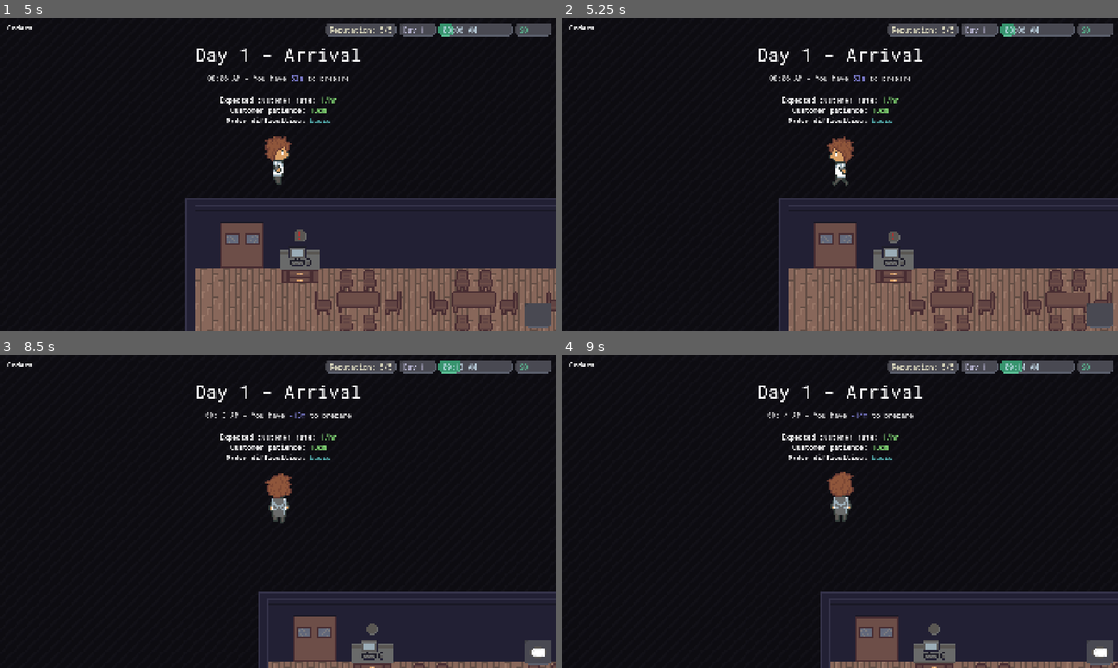
Above: before the commit, frames 1-4 (two rows, left to right).
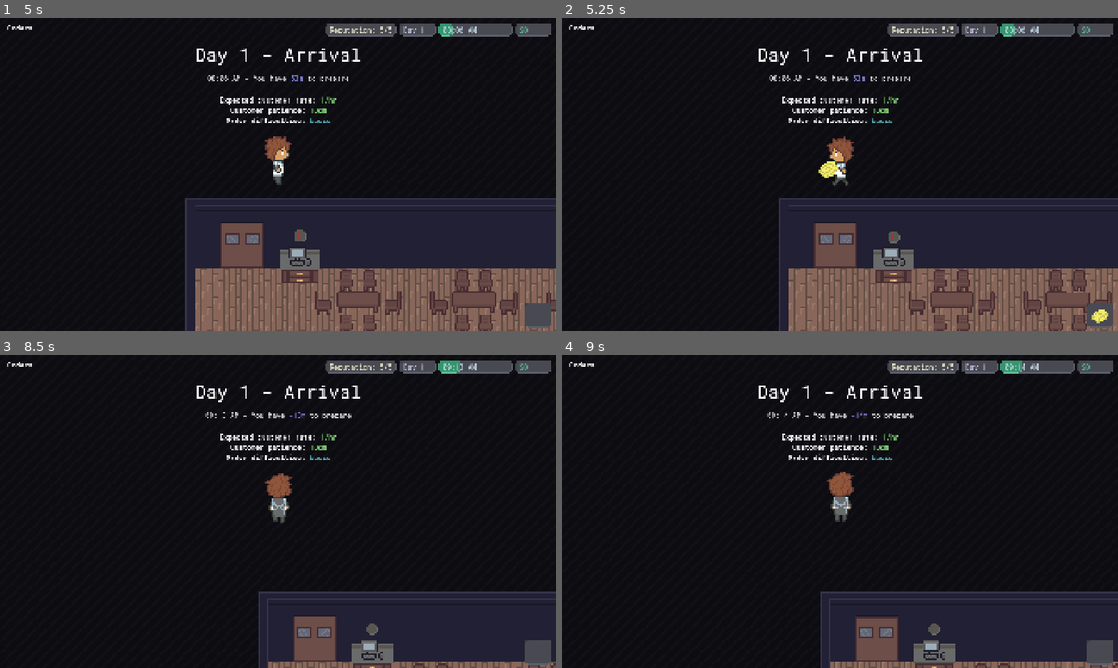
Above: after the commit, the same moments.

Repository: Glitch752/SushiFactory
Game: Godot game, scene res://Menu.tscn
Same seed, same stepped clock (60 frames per second), same inputs: the game is played once before the commit and once after it.
Inputs (mouse positions are in pixels of both pictures, inside the frame that each line leads up to):
- Up to frame 1 (5 s): click "Play" at 0.5 s; click "Play" at 1.25 s; tap Enter at 2, 4.25 s; move the mouse to (400, 158) at 2.02 s; hold D (move_right) 2.03-2.75 s; tap 4 at 2.1 s; click (400, 158) at 2.17 s; tap 5 at 2.3, 3.8 s; drag from (166, 190) to (294, 174) at 2.77 s; tap Space at 3.5 s; move the mouse to (333, 105) at 3.52 s; hold D (move_right) 3.53-4.25 s; hold E (interact) 3.53-4.25 s; drag from (250, 237) to (250, 140) at 4.27 s
- Up to frame 2 (5.25 s): tap Space at 5 s; move the mouse to (1006, 221) at 5.02 s; hold A (move_left) from 5.03 s (still down); tap 4 at 5.1 s
- Up to frame 3 (8.5 s): tap 5 at 5.3, 6.8, 8.3 s; release A (move_left) at 5.75 s; drag from (111, 464) to (316, 580) at 5.77 s; tap Enter at 6.5 s; move the mouse to (305, 511) at 6.52 s; hold Down (move_down) 6.53-7.25 s; tap 0 at 6.6 s; click (305, 511) at 6.67 s; drag from (194, 433) to (322, 455) at 7.27 s; tap Space at 8 s; move the mouse to (400, 495) at 8.02 s; hold Up (move_up) from 8.03 s (still down); tap 1 at 8.1 s
- Up to frame 4 (9 s): release Up (move_up) at 8.75 s; drag from (728, 527) to (812, 574) at 8.77 s

Frame 1 is identical in both runs. In frame 2, 0.2% of the frame differs, in the area x 46-99%, y 45-98%; in frame 3, less than 0.1%; in frame 4, less than 0.1%.

Commit message:
Light animations and cleanup

Diff:
--- a/scripts/customer_manager_singleton.gd
+++ b/scripts/customer_manager_singleton.gd
@@ -134,6 +134,11 @@
 
     func is_waiting():
         return state == CustomerState.ENTERING or state == CustomerState.STOPPED
+
+    func dispose():
+        if node and node.is_inside_tree():
+            node.queue_free()
+        order.dispose()
 
 ## Not on the CustomerData class because... GDScript is weird.
 func satisfy_customer(customerData: CustomerData) -> void:
@@ -198,7 +203,7 @@
     var first_stopped_in_row = false
 
     for i in range(customers.size()):
-        var customerData = customers[i]
+        var customerData: CustomerData = customers[i]
         # TODO: Leaving customers.
 
         # holy stack of if statements
@@ -252,7 +257,7 @@
             if target_progress == exit_path_length:
                 # Offscreen, remove the customer
                 remove_customers.append(customerData)
-                customerData.node.queue_free()
+                customerData.dispose()
 
     for customerData in remove_customers:
         customers.erase(customerData)
--- a/scripts/menu/menu.gd
+++ b/scripts/menu/menu.gd
@@ -17,6 +17,7 @@
     path_follower.rotates = false
 
     var plate = PlateScene.instantiate()
+    plate.data = preload("res://world/items/data/plate_item_data.tres")
     plate.position = Vector2.ONE * 3 # yay for magic numbers
     plate.scale = Vector2.ONE * 8
 
--- a/scripts/order_data.gd
+++ b/scripts/order_data.gd
@@ -26,7 +26,7 @@
 
 func dispose():
     if node and node.is_inside_tree():
-        node.queue_free()
+        node.remove()
 
     # we love ref counting memory leaks
     for connection in update_time.get_connections():
--- a/scripts/player_inventory_singleton.gd
+++ b/scripts/player_inventory_singleton.gd
@@ -98,7 +98,8 @@
         KEY_1: "plate",
         KEY_2: "cooked_rice",
         KEY_3: "sliced_salmon",
-        KEY_4: ""
+        KEY_4: "tamago",
+        KEY_5: ""
     }
 
     if event is InputEventKey and event.pressed and not event.echo:
--- a/ui/Order.tscn
+++ b/ui/Order.tscn
@@ -3,6 +3,7 @@
 [ext_resource type="Theme" uid="uid://ymm1n4k8ahab" path="res://ui/ui_theme.tres" id="1_0wuek"]
 [ext_resource type="Script" uid="uid://dnygk65julrfk" path="res://ui/order.gd" id="2_dsl5g"]
 [ext_resource type="Texture2D" uid="uid://cwps3akwx0brn" path="res://images/objects.png" id="2_rfqa5"]
+[ext_resource type="Script" uid="uid://bpuyfn2rtvibk" path="res://ui/containers/stack_container.gd" id="4_dsl5g"]
 
 [sub_resource type="AtlasTexture" id="AtlasTexture_rfqa5"]
 atlas = ExtResource("2_rfqa5")
@@ -12,36 +13,38 @@
 atlas = ExtResource("2_rfqa5")
 region = Rect2(0, 0, 16, 16)
 
-[sub_resource type="AtlasTexture" id="AtlasTexture_5j5is"]
-atlas = ExtResource("2_rfqa5")
-region = Rect2(96, 0, 16, 16)
-
 [sub_resource type="StyleBoxFlat" id="StyleBoxFlat_rfqa5"]
 bg_color = Color(0, 0, 0, 0.2)
 
-[node name="Order" type="PanelContainer"]
-offset_right = 272.0
-offset_bottom = 62.0
+[node name="Order" type="Container"]
+offset_right = 1.71
+offset_bottom = 70.0
 theme = ExtResource("1_0wuek")
 script = ExtResource("2_dsl5g")
 order_text = "1x Cucumber Maki"
 order_texture = SubResource("AtlasTexture_rfqa5")
+metadata/_custom_type_script = "uid://c5e3hpkep8iml"
 
-[node name="MarginContainer" type="MarginContainer" parent="."]
+[node name="PanelContainer" type="PanelContainer" parent="."]
+layout_mode = 2
+
+[node name="MarginContainer" type="MarginContainer" parent="PanelContainer"]
 layout_mode = 2
 theme_override_constants/margin_left = 8
 theme_override_constants/margin_top = 4
 theme_override_constants/margin_right = 5
 theme_override_constants/margin_bottom = 12
 
-[node name="HBoxContainer" type="HBoxContainer" parent="MarginContainer"]
+[node name="HBoxContainer" type="HBoxContainer" parent="PanelContainer/MarginContainer"]
 layout_mode = 2
 
-[node name="IconAspect" type="AspectRatioContainer" parent="MarginContainer/HBoxContainer"]
+[node name="IconAspect" type="Container" parent="PanelContainer/MarginContainer/HBoxContainer"]
 clip_contents = true
 layout_mode = 2
+script = ExtResource("4_dsl5g")
+metadata/_custom_type_script = "uid://bpuyfn2rtvibk"
 
-[node name="PlateRect" type="TextureRect" parent="MarginContainer/HBoxContainer/IconAspect"]
+[node name="PlateRect" type="TextureRect" parent="PanelContainer/MarginContainer/HBoxContainer/IconAspect"]
 visible = false
 custom_minimum_size = Vector2(80, 0)
 layout_mode = 2
@@ -49,20 +52,20 @@
 expand_mode = 2
 stretch_mode = 6
 
-[node name="TextureRect" type="TextureRect" parent="MarginContainer/HBoxContainer/IconAspect"]
+[node name="TextureRect" type="TextureRect" parent="PanelContainer/MarginContainer/HBoxContainer/IconAspect"]
 unique_name_in_owner = true
 custom_minimum_size = Vector2(48, 48)
 layout_mode = 2
 size_flags_horizontal = 4
 size_flags_vertical = 4
-texture = SubResource("AtlasTexture_5j5is")
+texture = SubResource("AtlasTexture_rfqa5")
 
-[node name="MarginContainer" type="MarginContainer" parent="MarginContainer/HBoxContainer"]
+[node name="MarginContainer" type="MarginContainer" parent="PanelContainer/MarginContainer/HBoxContainer"]
 layout_mode = 2
 theme_override_constants/margin_left = 5
 theme_override_constants/margin_right = 10
 
-[node name="ItemName" type="RichTextLabel" parent="MarginContainer/HBoxContainer/MarginContainer"]
+[node name="ItemName" type="RichTextLabel" parent="PanelContainer/MarginContainer/HBoxContainer/MarginContainer"]
 unique_name_in_owner = true
 layout_mode = 2
 bbcode_enabled = true
@@ -72,17 +75,18 @@
 autowrap_mode = 0
 vertical_alignment = 1
 
-[node name="CountdownContainer" type="MarginContainer" parent="."]
+[node name="CountdownContainer" type="MarginContainer" parent="PanelContainer"]
 layout_mode = 2
 theme_override_constants/margin_left = 12
 theme_override_constants/margin_right = 12
 theme_override_constants/margin_bottom = 4
 
-[node name="Countdown" type="ProgressBar" parent="CountdownContainer"]
+[node name="Countdown" type="ProgressBar" parent="PanelContainer/CountdownContainer"]
 unique_name_in_owner = true
 custom_minimum_size = Vector2(0, 4)
 layout_mode = 2
 size_flags_vertical = 8
 theme_override_styles/background = SubResource("StyleBoxFlat_rfqa5")
+max_value = 120.0
 value = 25.85
 show_percentage = false
--- a/ui/containers/stack_container.gd
+++ b/ui/containers/stack_container.gd
@@ -21,7 +21,7 @@
 func _get_minimum_size():
     var max_size = Vector2.ZERO
     for child in get_children():
-        if child is Control:
+        if child is Control and child.visible:
             var child_min_size = child.get_combined_minimum_size()
             max_size.x = max(max_size.x, child_min_size.x)
             max_size.y = max(max_size.y, child_min_size.y)
--- a/ui/containers/transform_container.gd
+++ b/ui/containers/transform_container.gd
@@ -1,5 +1,4 @@
 @tool
-
 
 ## A container that allows transforming its children without modifying its bounds. Inherits its size from its children.
 ## Motified from https://github.com/PhoenixStroh/transform-container
@@ -10,62 +9,63 @@
 
 ## An offset size added to any valid children's size. Can be negative.
 @export
-var visual_size = Vector2(0,0):
-	set(value):
-		visual_size = value
-		queue_sort()
+var visual_size = Vector2(0, 0):
+    set(value):
+        visual_size = value
+        queue_sort()
 
 ## An offset position added to any valid children's local position. Can be negative.
 @export
 var visual_position: Vector2:
-	set(value):
-		visual_position = value
-		queue_sort()
+    set(value):
+        visual_position = value
+        queue_sort()
 
 ## An offset rotation added to any valid children's local rotation. Can be negative.
 @export_range(-360, 360, 0.01, "or_greater", "or_less", "suffix:°")
 var visual_rotation: float = 0.0:
-	set(value):
-		visual_rotation = value
-		queue_sort()
+    set(value):
+        visual_rotation = value
+        queue_sort()
 
 ## A scalar multiplied against any valid children's local scale. Can be negative.
 @export
-var visual_scale = Vector2(1,1):
-	set(value):
-		visual_scale = value
-		queue_sort()
+var visual_scale = Vector2(1, 1):
+    set(value):
+        visual_scale = value
+        queue_sort()
 
 ## A percentage multiplied against any valid children's size and added to their pivot offset. Can be negative or ouside of [0, 1].
 @export
-var visual_pivot_offset_perc = Vector2(0,0):
-	set(value):
-		visual_pivot_offset_perc = value
-		queue_sort()
+var visual_pivot_offset_perc = Vector2(0, 0):
+    set(value):
+        visual_pivot_offset_perc = value
+        queue_sort()
 
-func _notification(what : int):
-	match what:
-		NOTIFICATION_SORT_CHILDREN:
-			_sort_children()
+func _notification(what: int):
+    match what:
+        NOTIFICATION_SORT_CHILDREN:
+            _sort_children()
 
 func _sort_children():
-	for c in get_children():
-		# Fit to own size
-		if c is Control:
-			if not c.top_level and c.visible:
-				fit_child_in_rect(c, Rect2(Vector2(), size))
-				c.position += visual_position
-				c.rotation += deg_to_rad(visual_rotation)
-				c.size += visual_size
-				c.scale *= visual_scale
-				c.pivot_offset = c.size * visual_pivot_offset_perc
+    for c in get_children():
+        # Fit to own size
+        if c is Control:
+            if not c.top_level and c.visible:
+                fit_child_in_rect(c, Rect2(Vector2.ZERO, size))
+                c.position += visual_position
+                c.rotation += deg_to_rad(visual_rotation)
+                c.size += visual_size
+                c.scale *= visual_scale
+                c.pivot_offset = c.size * visual_pivot_offset_perc
 
 func _get_minimum_size() -> Vector2:
-	var highest_min : Vector2
-	for c in get_children():
-		if c is Control:
-			if not c.top_level and c.visible:
-				var c_min_size : Vector2 = c.get_combined_minimum_size()
-				highest_min.x = max(highest_min.x, c_min_size.x)
-				highest_min.y = max(highest_min.y, c_min_size.y)
-	return highest_min
+    var highest_min : Vector2
+    for c in get_children():
+        if c is Control:
+            if not c.top_level and c.visible:
+                var c_min_size : Vector2 = c.get_combined_minimum_size()
+                highest_min.x = max(highest_min.x, c_min_size.x)
+                highest_min.y = max(highest_min.y, c_min_size.y)
+
+    return highest_min
--- a/ui/order.gd
+++ b/ui/order.gd
@@ -1,4 +1,6 @@
-extends PanelContainer
+@tool
+
+extends TransformContainer
 
 @export var order_text: String = "Order Text"
 @export var total_time: float = 120.0
@@ -21,10 +23,24 @@
     $%Countdown.max_value = total_time
     $%TextureRect.texture = order_texture
 
-    # var t = create_tween()
-    # t.tween_property(self, "
+    visual_position = Vector2(20, 0)
+    modulate.a = 0
 
-    update()
+    var t = create_tween()
+    t.tween_property(self, "visual_position", Vector2.ZERO, 0.25);
+    t.parallel().tween_property(self, "modulate:a", 1, 0.25);
+
+    if not Engine.is_editor_hint():
+        update()
+
+func remove():
+    var t = create_tween()
+
+    t.tween_property(self, "visual_position", Vector2(20, 0), 0.25);
+    t.parallel().tween_property(self, "modulate:a", 0.0, 0.25);
+    # TODO: Interpolate height out (this didn't work when I tried it; maybe something wierd with box layout?)
+
+    t.finished.connect(queue_free)
 
 func update():
     $%Countdown.value = time_remaining
